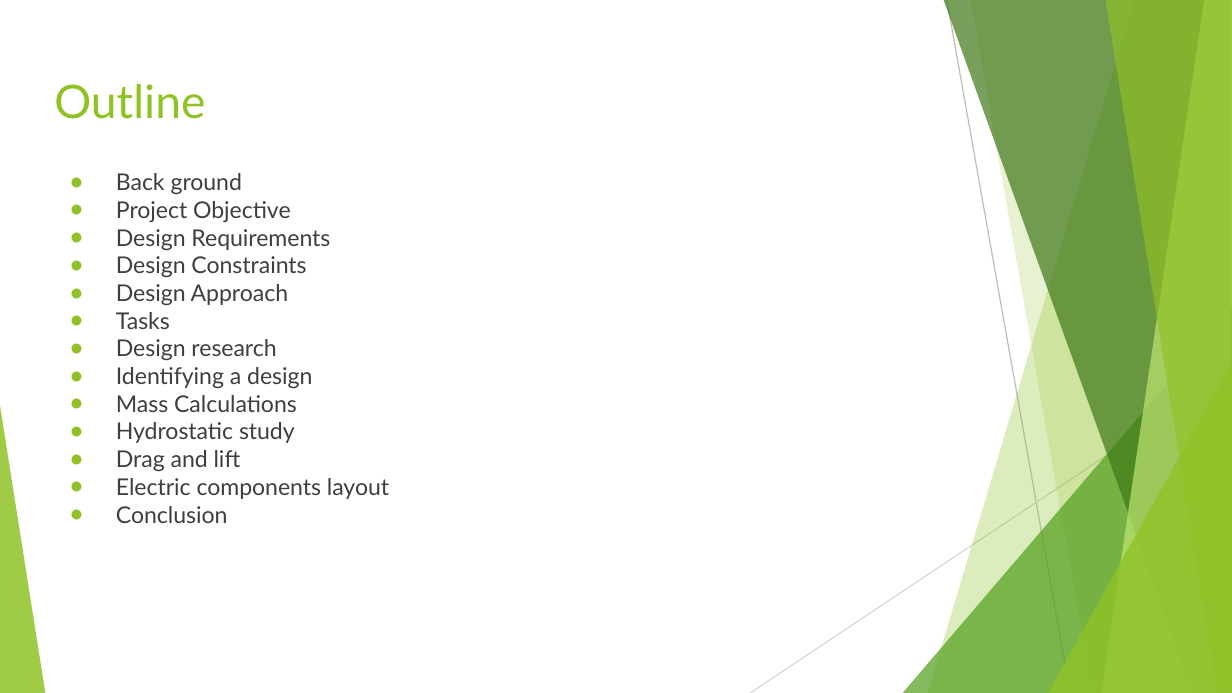
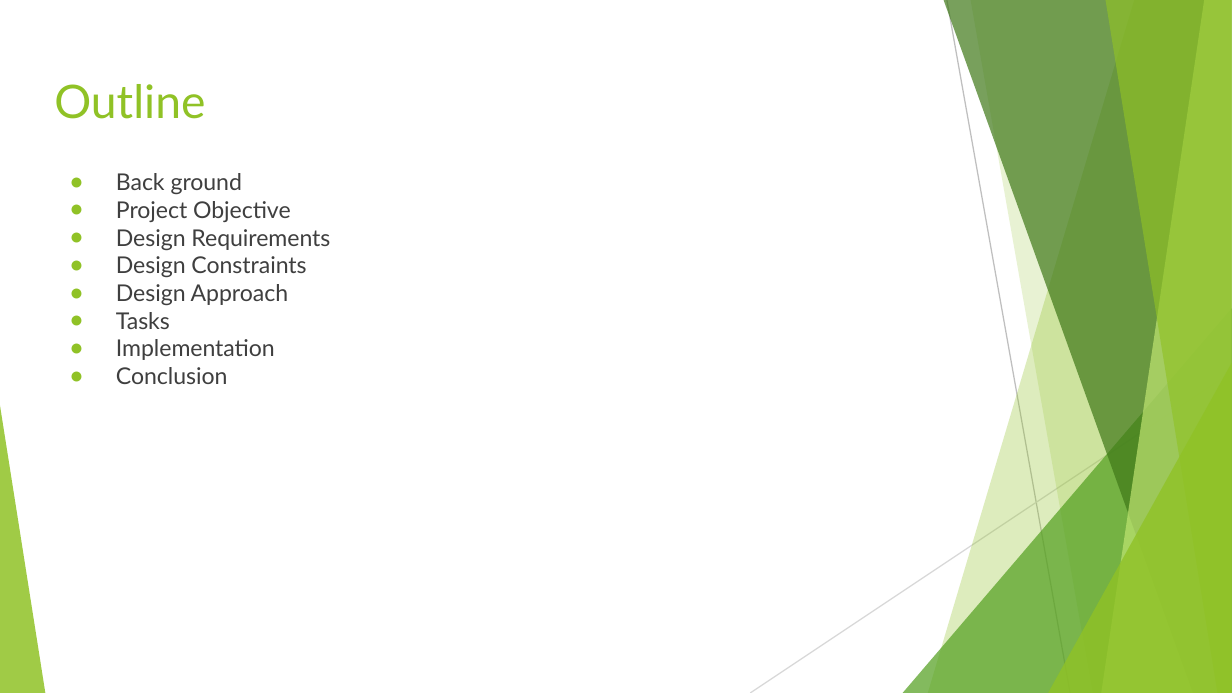
Before and after one commit to mmehmood/senior-design, a slide deck: slide 2 of Final Presentation task 1-6 and 1-5.pptx. Drawn at 1232x693 pixels with LibreOffice and Linux fonts; fonts in the diff are those of the drawing. Boxes give left, top, right and bottom in pixels: in the first picture for what was removed or moved away, otherwise in the second. Text is boxed around its words. In the diff, an @@ line names an element or a change of style, - is before the commit and + after.

```diff
--- a/Final Presentation task 1-6 and 1-5.pptx
+++ b/Final Presentation task 1-6 and 1-5.pptx
@@ text at (116, 339, 275, 360): text changed @@
-● Design research
-● Identifying a design
-● Mass Calculations
-● Hydrostatic study
-● Drag and lift
-● Electric components layout
+● Implementation
```
Also in this commit, not shown: 18 other slides changed, 14 slides added, 15 slides removed.
